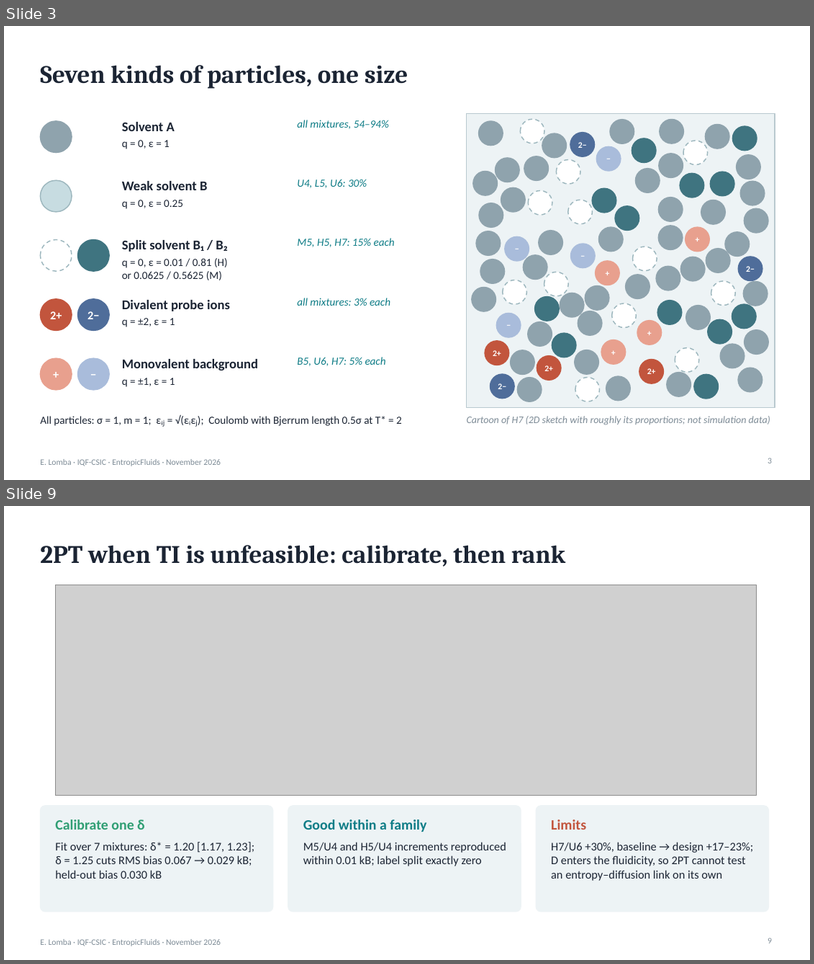
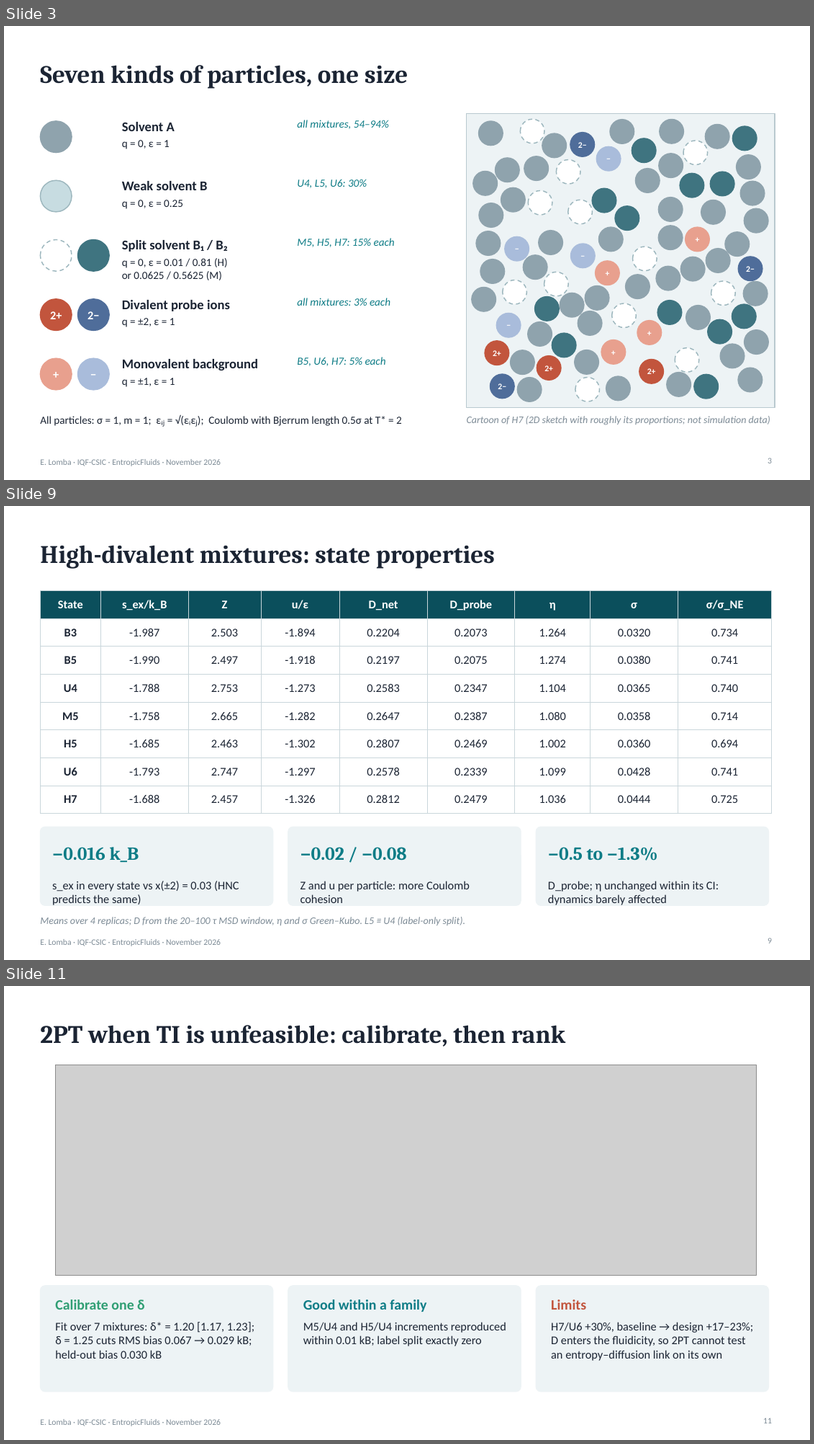
Before and after one commit to elomba/HNC-nCLJ, a slide deck: doc/slides/component_entropy_results.pptx. Shown one above the other, each under a label of ours: slides 3 and 9 before the commit, slides 3, 9 and 11 after it; the slides between them are not shown. The pictures are 814x964 and 814x1444 pixels, drawn with LibreOffice and Linux fonts; fonts in the diff are those of the drawing; grey boxes stand for pictures. Boxes give left, top, right and bottom in pixels: in the first picture for what was removed or moved away, otherwise in the second. Text is boxed around its words. In the diff, an @@ line names an element or a change of style, - is before the commit and + after.

```diff
--- a/doc/slides/component_entropy_results.pptx
+++ b/doc/slides/component_entropy_results.pptx
@@ slide 9 added at (4,506,810,960), background #FFFFFF; not listed: 1 template element that a slide beside it also shows @@
@@ title added at (40,545,495,568), 30 pt, text #1B2433, bold @@
+High-divalent mixtures: state properties
@@ table added at (40,591,772,806), 8 rows, 9 columns @@
+State | s_ex/k_B | Z | u/ε | D_net | D_probe | η | σ | σ/σ_NE
+B3 | -1.987 | 2.503 | -1.894 | 0.2204 | 0.2073 | 1.264 | 0.0320 | 0.734
+B5 | -1.990 | 2.497 | -1.918 | 0.2197 | 0.2075 | 1.274 | 0.0380 | 0.741
+U4 | -1.788 | 2.753 | -1.273 | 0.2583 | 0.2347 | 1.104 | 0.0365 | 0.740
+M5 | -1.758 | 2.665 | -1.282 | 0.2647 | 0.2387 | 1.080 | 0.0358 | 0.714
+H5 | -1.685 | 2.463 | -1.302 | 0.2807 | 0.2469 | 1.002 | 0.0360 | 0.694
+U6 | -1.793 | 2.747 | -1.297 | 0.2578 | 0.2339 | 1.099 | 0.0428 | 0.741
+H7 | -1.688 | 2.457 | -1.326 | 0.2812 | 0.2479 | 1.036 | 0.0444 | 0.725
@@ rounded rectangle added at (40,826,273,906), fill #EDF3F5, outline #EDF3F5 1 pt @@
@@ rounded rectangle added at (288,826,521,906), fill #EDF3F5, outline #EDF3F5 1 pt @@
@@ rounded rectangle added at (536,826,769,906), fill #EDF3F5, outline #EDF3F5 1 pt @@
@@ text added at (52,847,139,862), 22 pt, text #0E7C86, bold @@
+−0.016 k_B
@@ text added at (301,847,407,860), 22 pt, text #0E7C86, bold @@
+−0.02 / −0.08
@@ text added at (548,847,658,860), 22 pt, text #0E7C86, bold @@
+−0.5 to −1.3%
@@ text added at (52,880,239,905), 14 pt, text #1B2433 @@
+s_ex in every state vs x(±2) = 0.03 (HNC predicts the same)
@@ text added at (301,880,470,903), 14 pt, text #1B2433 @@
+Z and u per particle: more Coulomb cohesion
@@ text added at (548,880,719,905), 14 pt, text #1B2433 @@
+D_probe; η unchanged within its CI: dynamics barely affected
@@ text added at (40,916,466,925), 12 pt, text #7D8B96, italic @@
+Means over 4 replicas; D from the 20–100 τ MSD window, η and σ Green–Kubo. L5 ≡ U4 (label-only split).
@@ page number added at (768,937,772,943), 10 pt, text #7D8B96 @@
+9
@@ what was slide 9 is now slide 11 @@
@@ page number at (764,1417,772,1423): text changed @@
-9
+11
```
Also in this commit, not shown: 2 slides changed, 1 other slide added, 18 other files.
